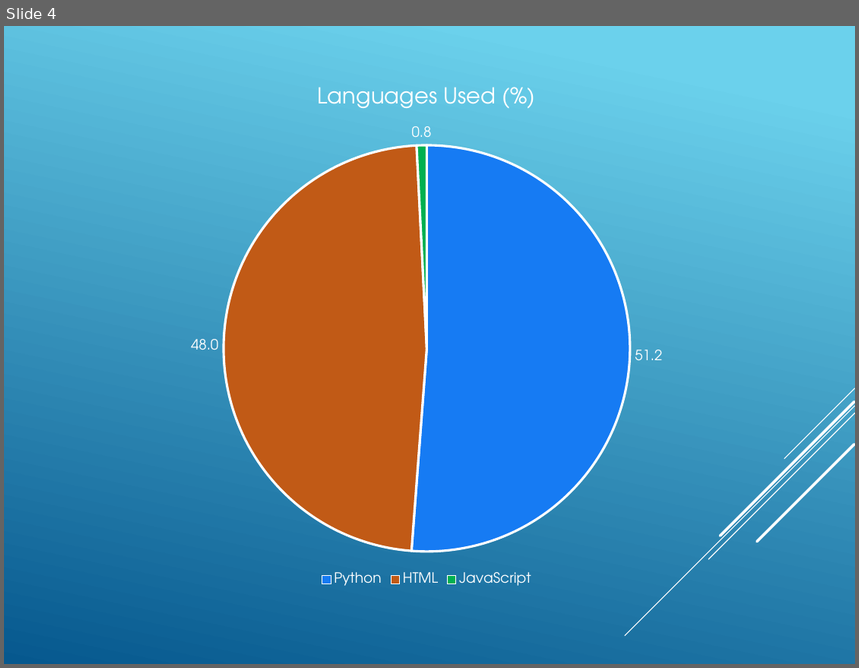
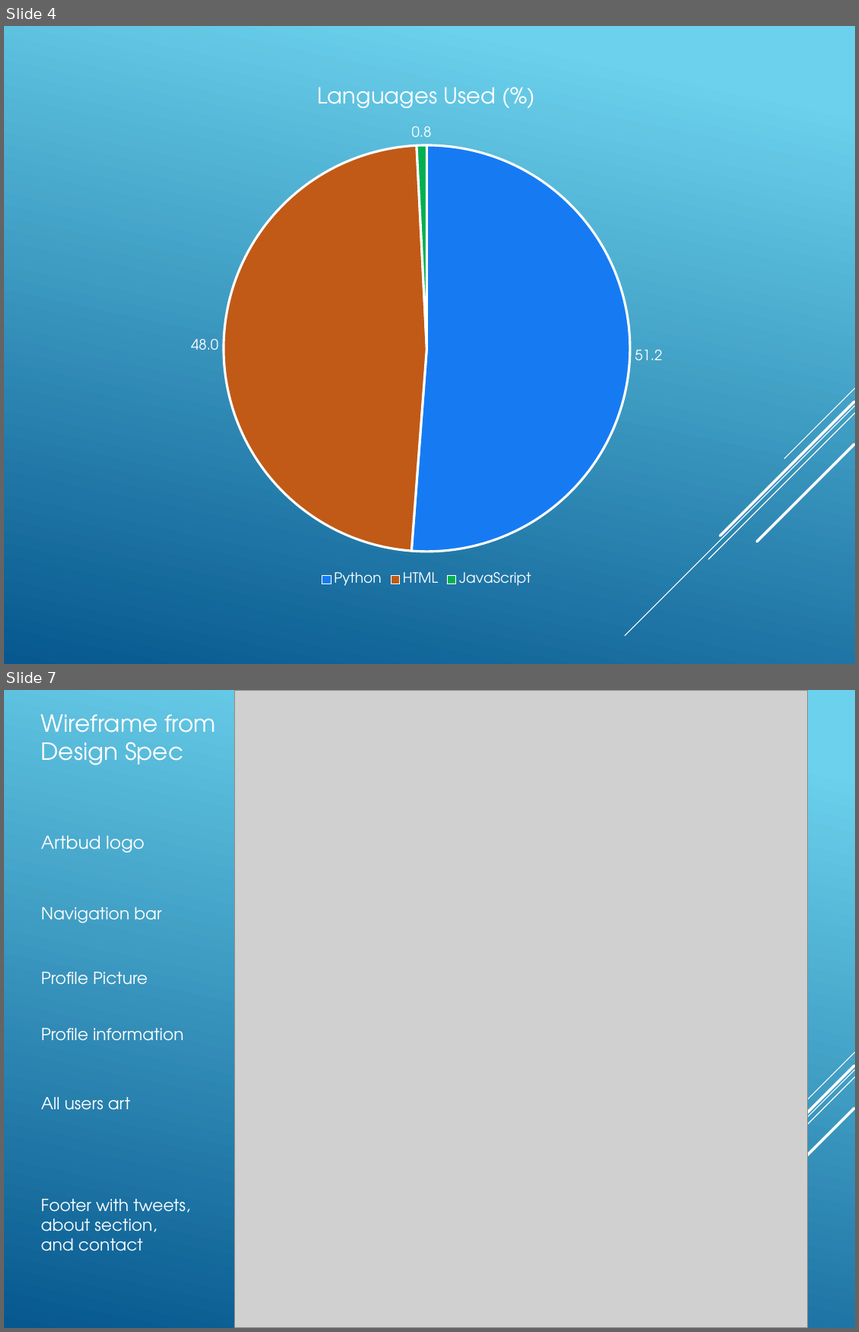
Before and after one commit to GilesMunn/artbud, a slide deck: presentation_material/powerpoint.pptx. Shown one above the other, each under a label of ours: slide 4 before the commit, slides 4 and 7 after it; the slides between them are not shown. The pictures are 859x668 and 859x1332 pixels, drawn with LibreOffice and Linux fonts; fonts in the diff are those of the drawing; grey boxes stand for pictures. Boxes give left, top, right and bottom in pixels: in the first picture for what was removed or moved away, otherwise in the second. Text is boxed around its words. In the diff, an @@ line names an element or a change of style, - is before the commit and + after.

Commit message:
Added rest of wireframes

```diff
--- a/presentation_material/powerpoint.pptx
+++ b/presentation_material/powerpoint.pptx
@@ slide 7 added at box(4, 690, 855, 1328), background gradient #6ED2EB to #06588E; not listed: 5 template elements that a slide beside it also shows @@
@@ picture added at box(235, 690, 807, 1328) @@
@@ text added at box(41, 714, 216, 765), 20 pt, text #FFFFFF @@
+Wireframe from
+Design Spec
@@ text added at box(41, 835, 145, 853), 15 pt, text #FFFFFF @@
+Artbud logo
@@ text added at box(41, 907, 161, 923), 14 pt, text #FFFFFF @@
+Navigation bar
@@ text added at box(41, 972, 148, 985), 14 pt, text #FFFFFF @@
+Profile Picture
@@ text added at box(41, 1028, 184, 1041), 14 pt, text #FFFFFF @@
+Profile information
@@ text added at box(41, 1097, 130, 1110), 14 pt, text #FFFFFF @@
+All users art
@@ text added at box(41, 1199, 190, 1252), 14 pt, text #FFFFFF @@
+Footer with tweets, about section,
+and contact
```
Also in this commit, not shown: 2 slides changed, 3 other slides added.
